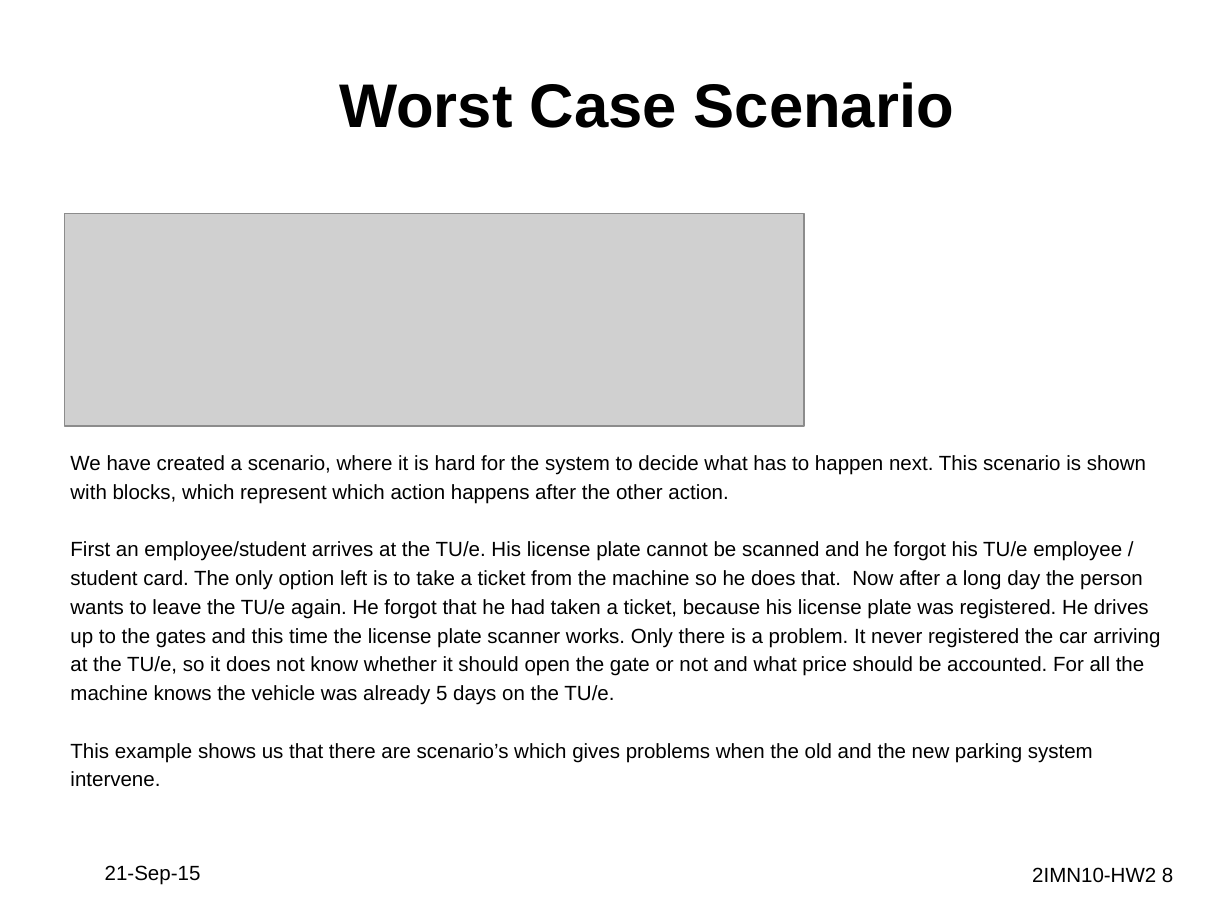
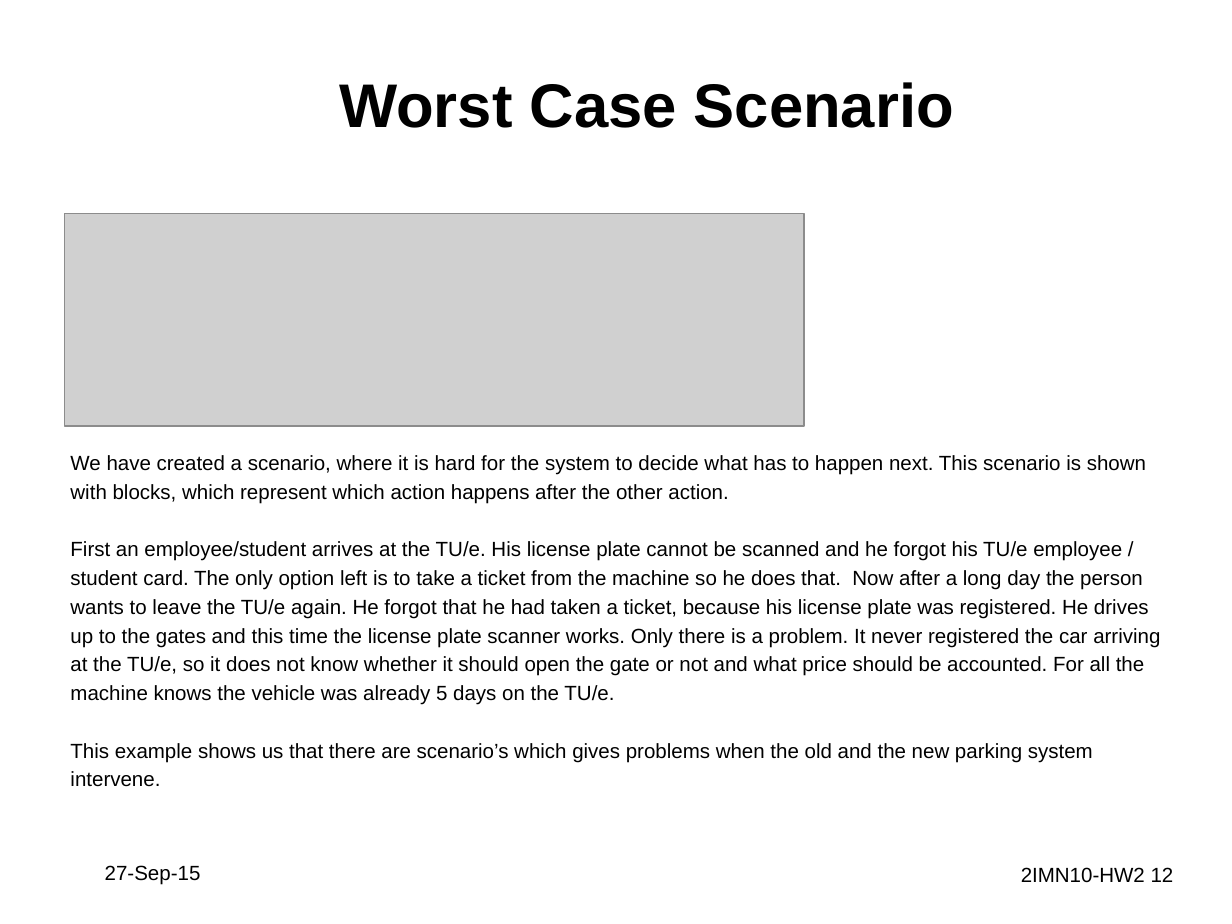
Before and after one commit to JasperSelman/2IMN10-Arhictecture, a slide deck: slide 12 of Assignment2/HomeworkAssignment2_JasperSelman_RamonDeVaan.pptx (slide 8 before the commit). Drawn at 1232x924 pixels with LibreOffice and Linux fonts; fonts in the diff are those of the drawing; grey boxes stand for pictures. Boxes give left, top, right and bottom in pixels: in the first picture for what was removed or moved away, otherwise in the second. Text is boxed around its words. In the diff, an @@ line names an element or a change of style, - is before the commit and + after.

```diff
--- a/Assignment2/HomeworkAssignment2_JasperSelman_RamonDeVaan.pptx
+++ b/Assignment2/HomeworkAssignment2_JasperSelman_RamonDeVaan.pptx
@@ text at <box>105,865,201,885</box>: text changed @@
-21-Sep-15
+27-Sep-15
@@ page number at <box>1021,867,1174,883</box>: text changed @@
-2IMN10-HW2 8
+2IMN10-HW2 12
```
Also in this commit, not shown: 7 other slides changed, 4 slides added.
